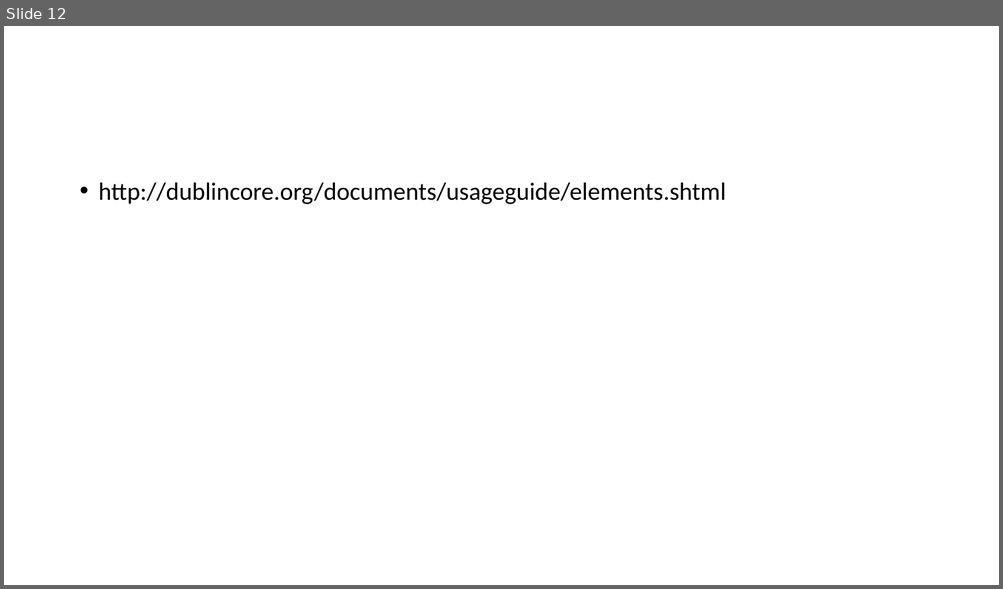
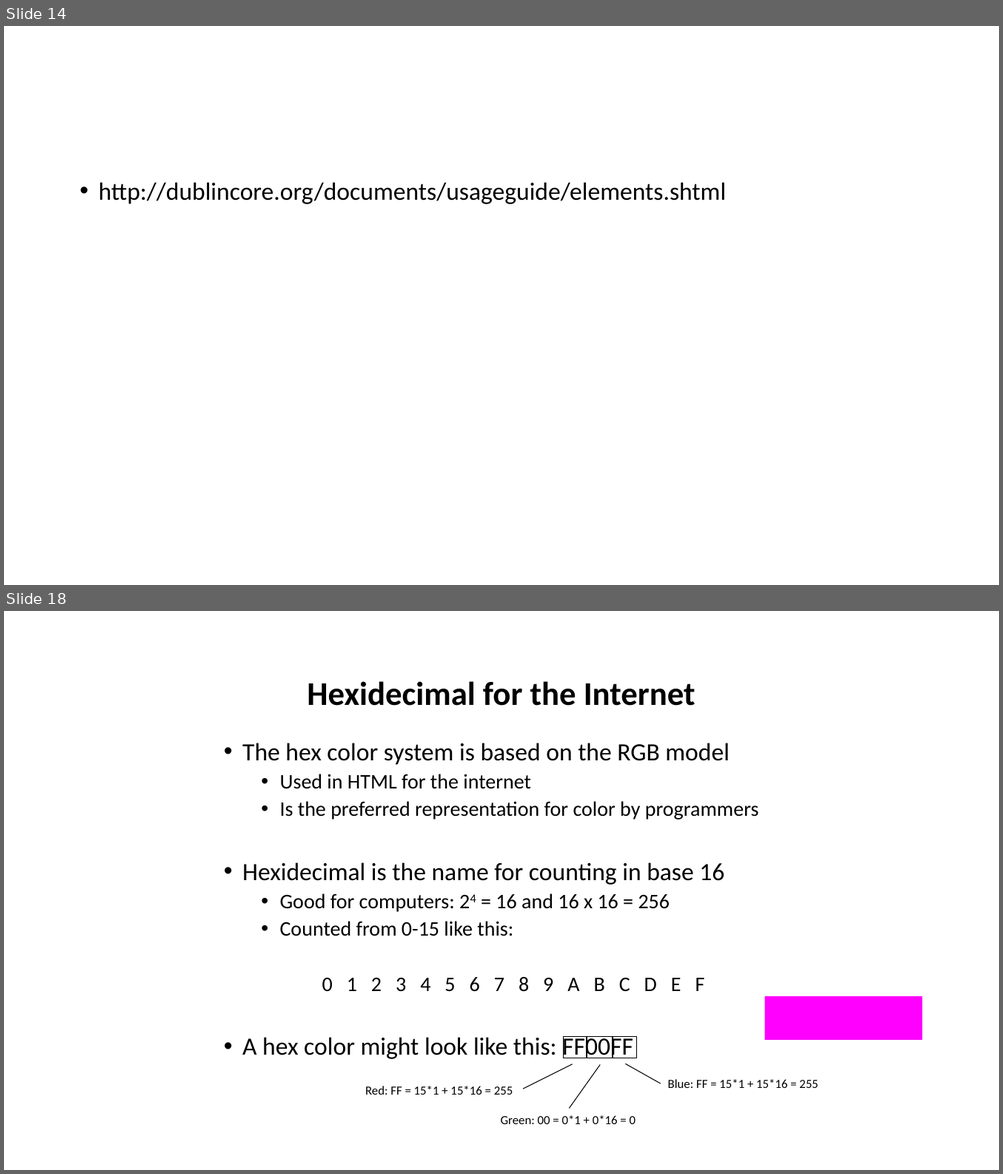
Before and after one commit to tibbben/teaching.data.literacy, a slide deck: UM_DataManagementClass/Lessons/03/03_secondMeeting.pptx. Shown one above the other, each under a label of ours: slide 12 before the commit, slides 14 and 18 after it; the slides between them are not shown. The pictures are 1003x589 and 1003x1174 pixels, drawn with LibreOffice and Linux fonts; fonts in the diff are those of the drawing. Boxes give left, top, right and bottom in pixels: in the first picture for what was removed or moved away, otherwise in the second. Text is boxed around its words. In the diff, an @@ line names an element or a change of style, - is before the commit and + after.

```diff
--- a/UM_DataManagementClass/Lessons/03/03_secondMeeting.pptx
+++ b/UM_DataManagementClass/Lessons/03/03_secondMeeting.pptx
@@ slide 18 added at (x1=4, y1=611, x2=999, y2=1170), background #FFFFFF @@
@@ title added at (x1=307, y1=681, x2=695, y2=706), 32 pt, text #000000, bold @@
+Hexidecimal for the Internet
@@ text added at (x1=242, y1=743, x2=759, y2=1059), 20 pt, text #000000 @@
+• The hex color system is based on the RGB model
+  • Used in HTML for the internet
+  • Is the preferred representation for color by programmers
+• Hexidecimal is the name for counting in base 16
+  • Good for computers: 24 = 16 and 16 x 16 = 256
+  • Counted from 0-15 like this:
+  0 1 2 3 4 5 6 7 8 9 A B C D E F
+• A hex color might look like this: FF00FF
@@ rectangle added at (x1=764, y1=997, x2=922, y2=1040), fill #FF00FF @@
@@ rectangle added at (x1=563, y1=1037, x2=586, y2=1059), outline #000000 0.75 pt @@
@@ rectangle added at (x1=586, y1=1037, x2=613, y2=1059), outline #000000 0.75 pt @@
@@ rectangle added at (x1=612, y1=1037, x2=637, y2=1059), outline #000000 0.75 pt @@
@@ line added from (523, 1089) to (572, 1065), #000000 0.75 pt @@
@@ line added from (569, 1109) to (600, 1065), #000000 0.75 pt @@
@@ line added from (660, 1084) to (626, 1064), #000000 0.75 pt @@
@@ text added at (x1=365, y1=1086, x2=512, y2=1095), 12 pt, text #000000 @@
+Red: FF = 15*1 + 15*16 = 255
@@ text added at (x1=668, y1=1079, x2=817, y2=1088), 12 pt, text #000000 @@
+Blue: FF = 15*1 + 15*16 = 255
@@ text added at (x1=501, y1=1116, x2=635, y2=1125), 12 pt, text #000000 @@
+Green: 00 = 0*1 + 0*16 = 0
@@ what was slide 12 is now slide 14 @@
```
Also in this commit, not shown: 4 slides changed, 7 other slides added, 1 other file.
